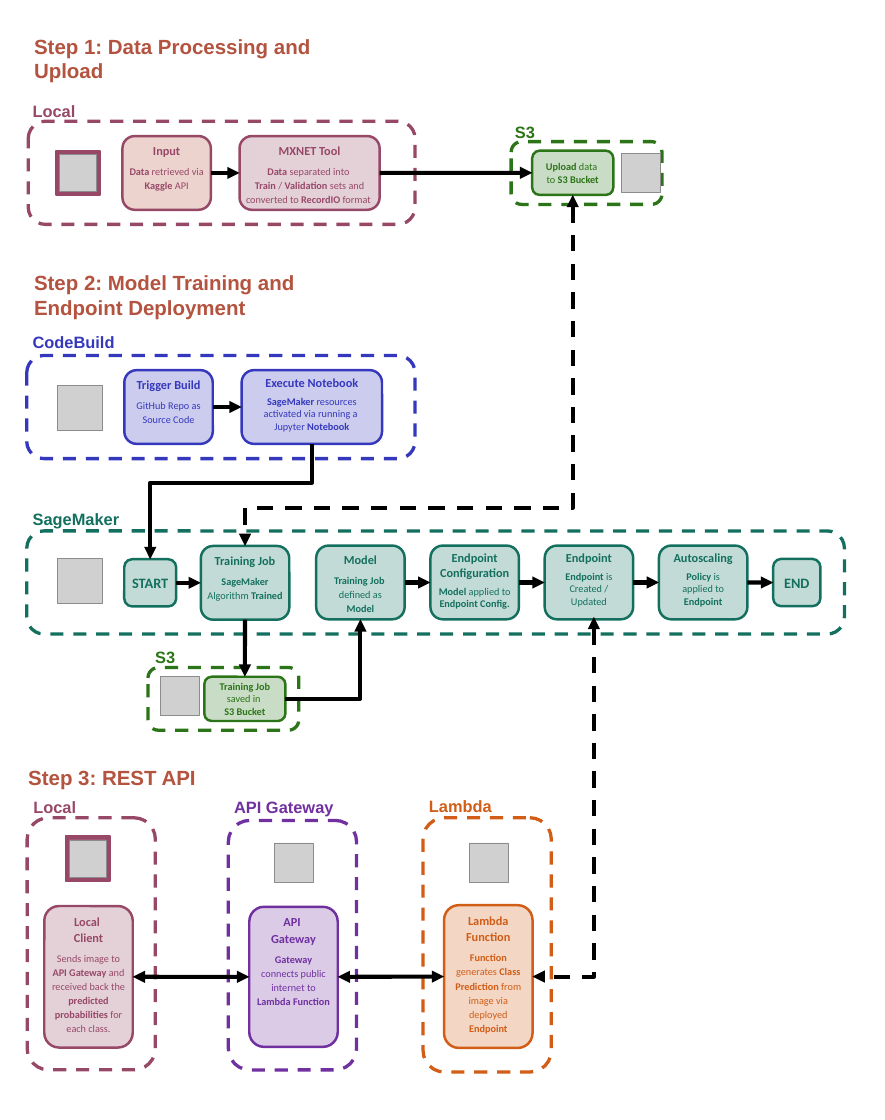
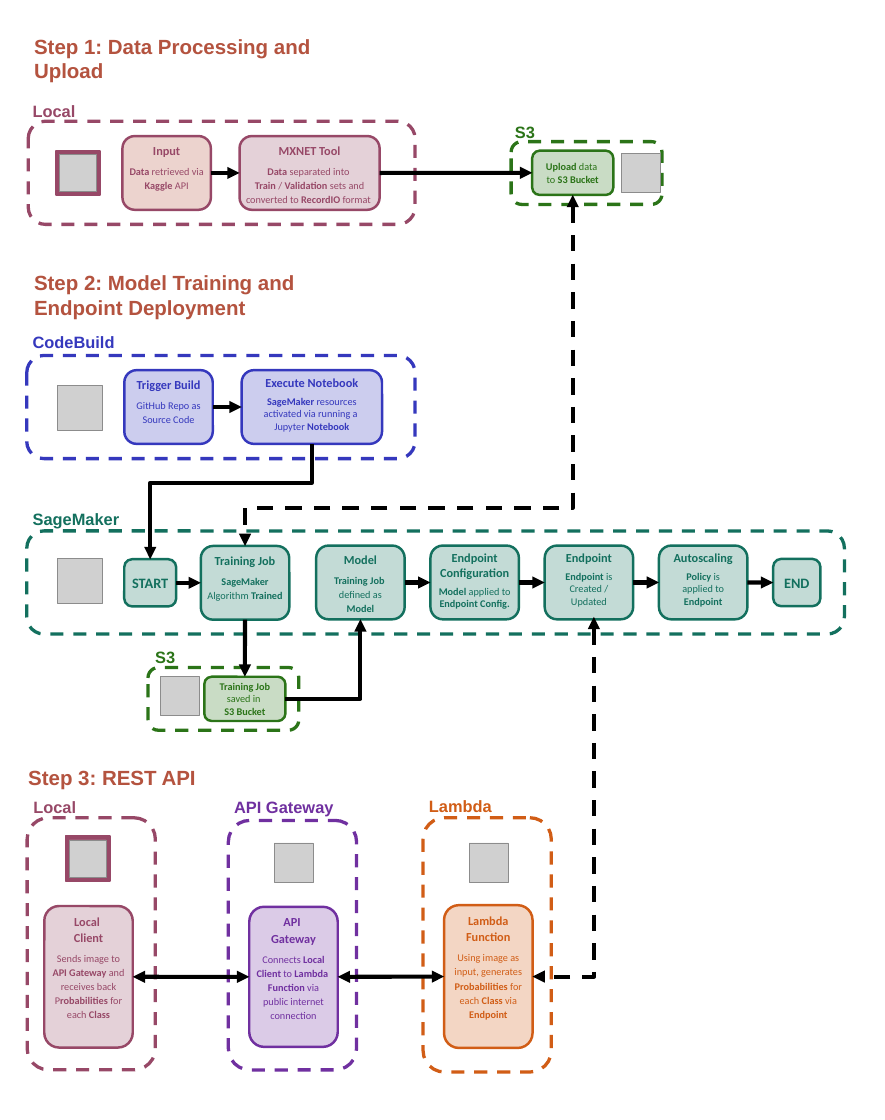
Before and after one commit to DSBA-6190-Final-Project-Team/DSBA-6190_Final-Project, a slide deck: slide 1 of presentation/process_flow_diagram.pptx. Drawn at 885x1120 pixels with LibreOffice and Linux fonts; fonts in the diff are those of the drawing; grey boxes stand for pictures. Boxes give left, top, right and bottom in pixels: in the first picture for what was removed or moved away, otherwise in the second. Text is boxed around its words. In the diff, an @@ line names an element or a change of style, - is before the commit and + after.

```diff
--- a/presentation/process_flow_diagram.pptx
+++ b/presentation/process_flow_diagram.pptx
@@ text in rounded rectangle at <box>53,955,125,1018</box>: text changed @@
-Sends image to API Gateway and received back the predicted probabilities for each class.
+Sends image to API Gateway and receives back Probabilities for each Class
@@ text in rounded rectangle at <box>257,956,328,1019</box>: text changed @@
-Gateway connects public internet to Lambda Function
+Connects Local Client to Lambda
+Function via public internet connection
@@ text in rounded rectangle at <box>454,954,522,1020</box>: text changed; bold off @@
-Function generates Class Prediction from image via deployed Endpoint
+Using image as input, generates Probabilities for each Class via Endpoint
```
Also in this commit, not shown: 1 other file.
